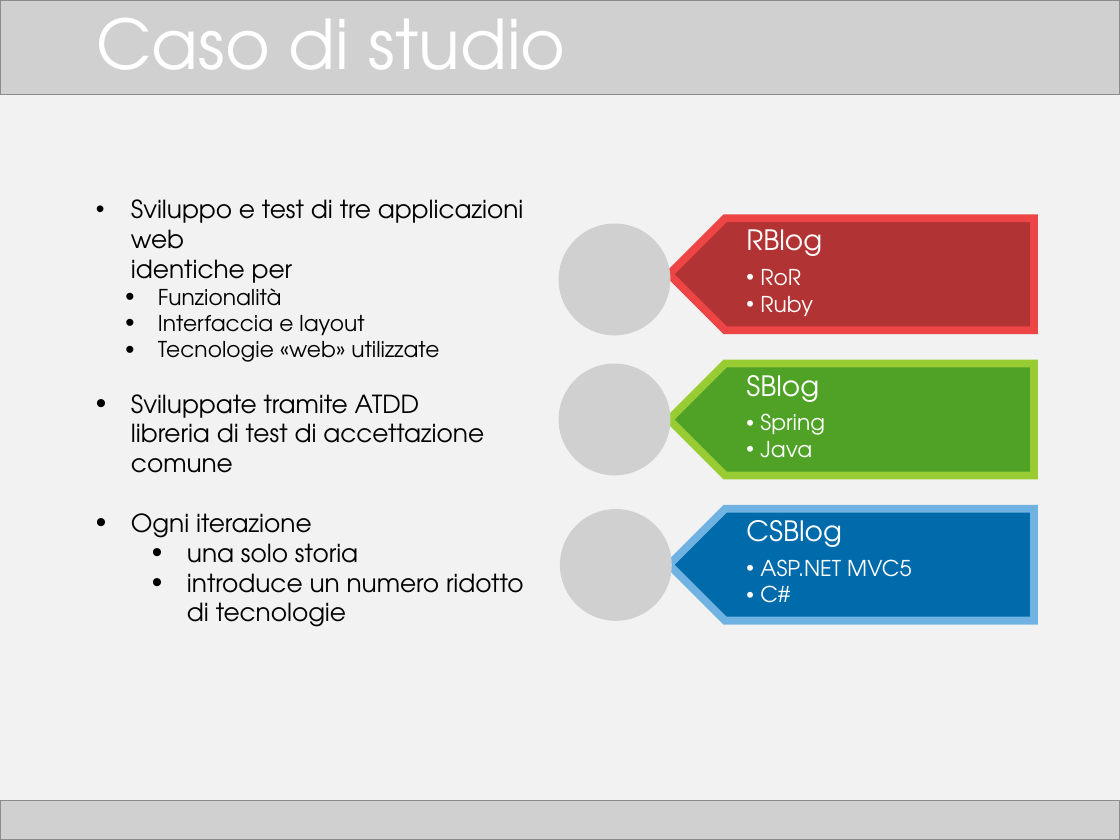
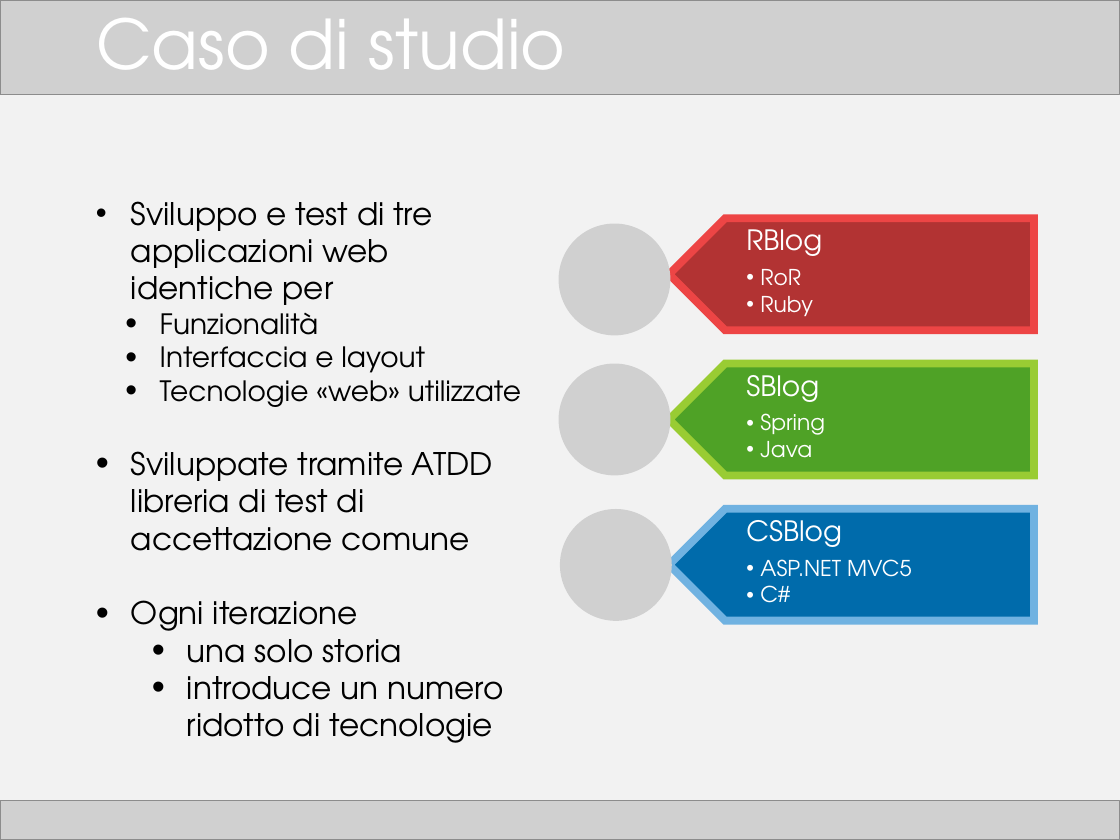
Before and after one commit to TTia/xblog-thesis, a slide deck: slide 5 of Presentazione.pptx. Drawn at 1120x840 pixels with LibreOffice and Linux fonts; fonts in the diff are those of the drawing; grey boxes stand for pictures. Boxes give left, top, right and bottom in pixels: in the first picture for what was removed or moved away, otherwise in the second. Text is boxed around its words. In the diff, an @@ line names an element or a change of style, - is before the commit and + after.

```diff
--- a/Presentazione.pptx
+++ b/Presentazione.pptx
@@ text "Sviluppo e test di tre ..." at <box>131,201,521,743</box>: size 16 to 20 pt in "Sviluppo e test di tre applicazioni web ...", "Sviluppate tramite ATDD libreria di test di ...", "Ogni iterazione", "una solo storia" and 1 more places; size 14 to 18 pt in "Funzionalità", "Interfaccia e layout", "Tecnologie «web» utilizzate" @@
```
Also in this commit, not shown: 15 other slides changed, 1 other file.
